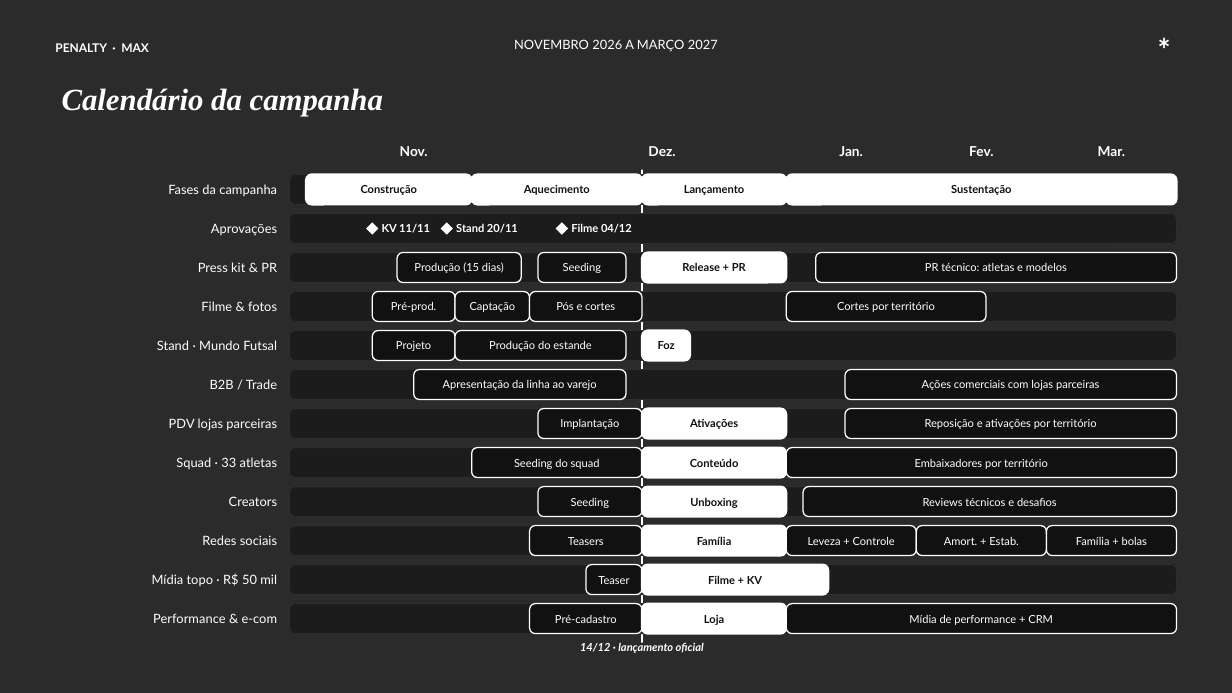
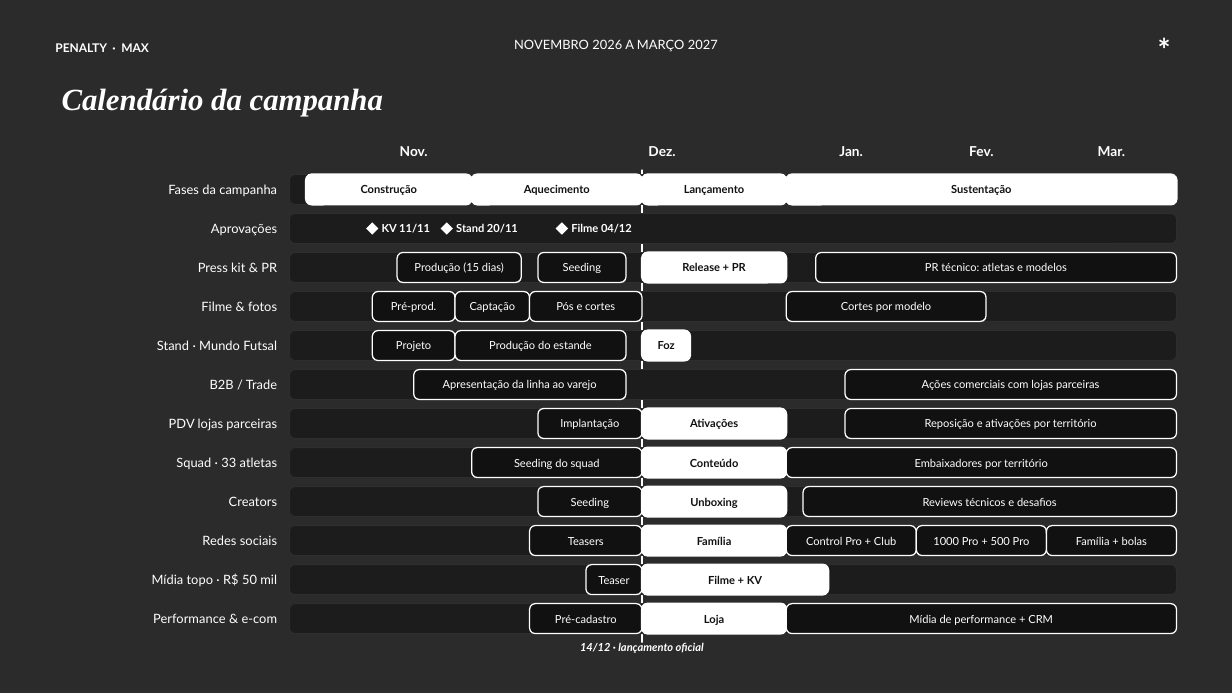
Before and after one commit to BiancaSchwanke/data-manipulation-exercises, a slide deck: slide 2 of penalty-max/Penalty_MAX_Roadmap.pptx. Drawn at 1232x693 pixels with LibreOffice and Linux fonts; fonts in the diff are those of the drawing; background and template pictures are left out; a plain dark background stands for a picture behind light text. Boxes give left, top, right and bottom in pixels: in the first picture for what was removed or moved away, otherwise in the second. Text is boxed around its words. In the diff, an @@ line names an element or a change of style, - is before the commit and + after.

```diff
--- a/penalty-max/Penalty_MAX_Roadmap.pptx
+++ b/penalty-max/Penalty_MAX_Roadmap.pptx
@@ text at (x1=841, y1=301, x2=931, y2=312): text changed @@
-Cortes por território
+Cortes por modelo
@@ text at (x1=806, y1=536, x2=896, y2=545): text changed @@
-Leveza + Controle
+Control Pro + Club
@@ text at (x1=933, y1=537, x2=1030, y2=545): text changed @@
-Amort. + Estab.
+1000 Pro + 500 Pro
```
Also in this commit, not shown: 7 other slides changed, 1 other file.
